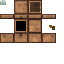
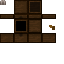
Layered file, before and after one edit (64 × 64). Changes by layer:
painted on "Layer 11" over 0, 33, 56, 34
added layer "Layer 16" above "Layer 15" over 0, 0, 56, 43
added layer "Layer 15" above "Layer 14" over 0, 0, 56, 43
